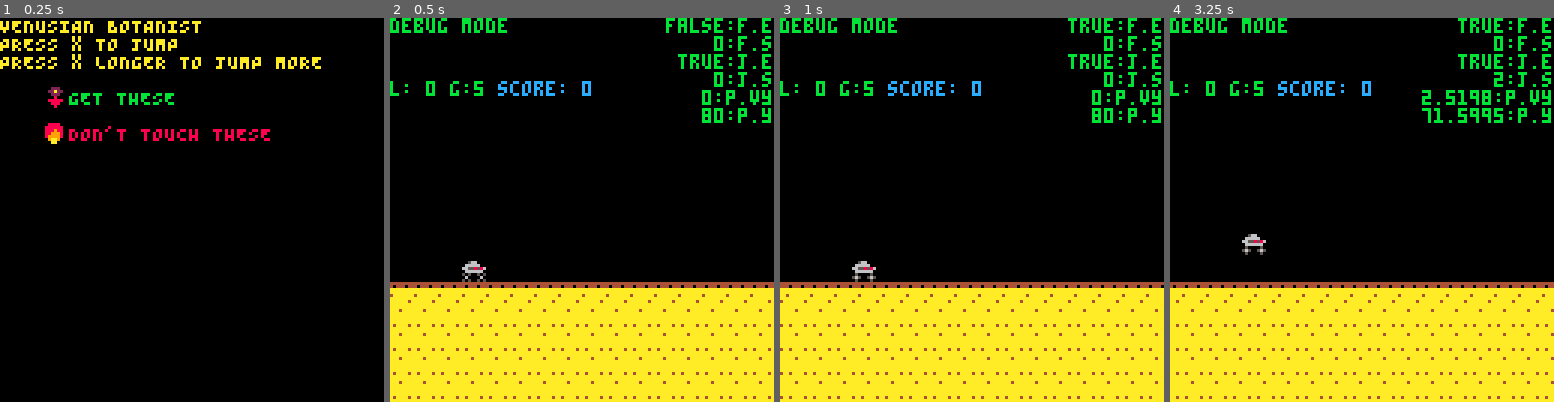
Above: before the commit, frames 1-4 (left to right).
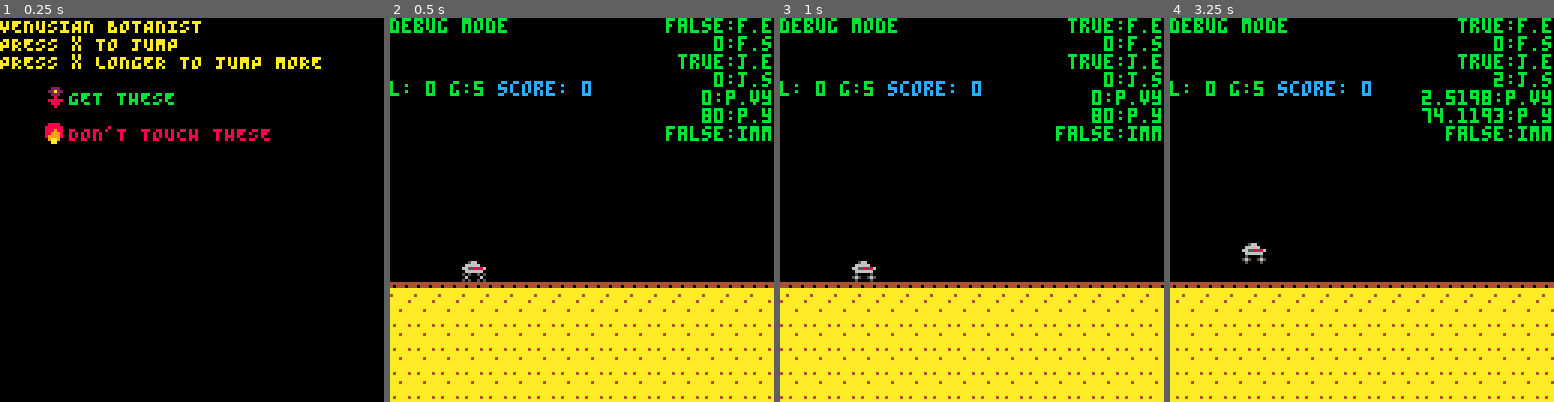
Above: after the commit, the same moments.

Repository: kitasuna/pico8-runner
Game: PICO-8 cartridge scroll.p8
Two runs of this game, one before a commit and one after it. Both use one fixed random seed, a clock stepped at 60 frames per second and the inputs below.
Inputs:
- Up to frame 1 (0.25 s): no input
- Up to frame 2 (0.5 s): tap X (X key) at 0.33 s
- Up to frame 3 (1 s): tap O (Z key) at 0.7 s
- Up to frame 4 (3.25 s): tap X (X key) at 1.07, 1.85, 2.97 s; hold Right 1.6-2.1 s; tap O (Z key) every 0.4 s from 1.7 to 2.9 s; hold Up 2.15-2.42 s; hold Right 2.47-3.03 s; hold Left from 3.08 s (still down)

Frame 1 is identical in both runs. In frame 2, 0.5% of the frame differs, in the area x 71-100%, y 28-33%; in frame 3, 0.5%; in frame 4, 1.0%, in the area x 18-100%, y 23-65%.

Commit message:
- Add collision stream - Fastfall stamps out fires - Remove some unused functions

Diff:
--- a/player.lua
+++ b/player.lua
@@ -1,9 +1,3 @@
--- Player -> Ability -> Player
--- runs some sort of callback function on the player to alter state
-function identityE(x)
-  return x
-end
-
 fastfall = {
   name = 'fastfall',
   msg = 'You got FASTFALL. Press down to drop to the ground.',
@@ -16,16 +10,20 @@
       plr.vel_y = 0
     elseif(fastfall.state == 5) then
       plr.vel_y = 12
+      add(st_collision, { type = 'FIRE', payload = coll_void })
     elseif(fastfall.state == 20) then
       plr.vel_y = 24
     end
 
     add(st_ability, { type = 'NEXT_STATE', payload = 'fastfall' })
 
+    -- TODO: This should be done in the player stream...
+    -- if y > GROUND_Y then do all this stuff
     if(plr.y >= GROUND_Y and fastfall.state >= 1) then
       add(st_ability, { type = 'RESET_STATE', payload = 'fastfall' })
       add(st_player, { type = 'POS_Y', payload = GROUND_Y })
       add(st_player, { type = 'VEL_Y', payload = 0 })
+      add(st_collision, { type = 'FIRE_FINISHED', payload = coll_kill_p })
     end
 
     return plr
@@ -36,7 +34,7 @@
   name = 'jump',
   msg = 'It\'s JUMP. You just get this.',
   enabled = true,
-  immune = { 'cookies', 'madoka' },
+  immune = { 'cookies' },
   fkey = BTN_A,
   state = 0,
   f = function (plr)
@@ -72,21 +70,14 @@
 }
 
 -- TODO: Should be an event
-function kill_p()
-  player.alive = false
-end
-
--- TODO: Should be an event
-function add_p_score(val)
-  return function()
-    player.score += val
-  end
-end
+coll_kill_p = function () player.alive = false end
+inc_score = function () add(st_player, { type = 'INC_SCORE', payload = 1 }) end
+coll_void = function () end
 
 collisions = {
-  flower = add_p_score(1),
-  fire = kill_p,
-  comet = kill_p
+  flower = inc_score,
+  fire = coll_kill_p,
+  comet = coll_kill_p
 }
 
 -- Btn -> Ability[]
@@ -113,6 +104,7 @@
     h = 6,
     score = 0,
     alive = true,
+    immune = false,
     base_sprite = 5,
   }
 
@@ -128,6 +120,7 @@
   player.vel_x = 0
   player.vel_y = 0
   player.score = 0
+  player.immune = false
 
   return player
  end
--- a/scroll.p8
+++ b/scroll.p8
@@ -10,48 +10,18 @@
 speed_mult = 2
 
 player = {}
+
+-- Streams
 st_game = {}
 st_player = {}
 st_ability = {}
---[[
-  GameState :: {
-    distance :: { meters :: Int, kilometers :: Int },
-    dist_thresh :: Int,
-    global_cooldown :: Int,
-    lock_input :: Int, -- for holding menu screen
-    flowers :: [],
-    fires :: [],
-    comets :: [],
-    current_level :: Int,
-    current_level_idx :: Int,
-  }
-]]--
+st_collision = {}
+
 #include const.lua
 #include player.lua
-game_state = {
-  distance = { meters = 0, kilometers = 0},
-  global_cooldown = 0,
-  lock_input = 0,
-  dist_thresh = 256,
-  flowers = {},
-  baddies = {},
-  current_level = {},
-  current_level_idx = 1,
-  levels = {
-    {
-      num = 0,
-      goal = 5
-    },
-    {
-      num = 1,
-      goal = 20
-    }
-  }
-}
-
+#include state.lua
 
 scrn = {}
-
 
 _debug = true
 
@@ -136,12 +106,6 @@
 end
 
 
-function upd_player_pos(player)
-  player.y += player.vel_y
-
-  return player
-end
-
 function upd_game()
   -- Scroll map
   map_x = shift_map(map_x , scroll_speed * speed_mult)
@@ -154,14 +118,14 @@
   foreach(game_state.baddies, shift_sprite)
 
   -- Remove sprite if necessary
-  game_state.flowers = drop_offscreen(game_state.flowers)
-  game_state.baddies = drop_offscreen(game_state.baddies)
+  drop_offscreen(game_state.flowers)
+  drop_offscreen(game_state.baddies)
 
   -- Check flower collision
-  foreach(game_state.flowers, bb_coll_bad(game_state.flowers, player, collisions))
+  foreach(game_state.flowers, bb_coll_bad(game_state.flowers, player))
 
   -- Check obstacle collision
-  foreach(game_state.baddies, bb_coll_bad(game_state.baddies, player, collisions))
+  foreach(game_state.baddies, bb_coll_bad(game_state.baddies, player))
 
   -- Update global cooldown (spaces out sprites)
   if(game_state.global_cooldown > 0) then game_state.global_cooldown -=1 end
@@ -216,8 +180,7 @@
     add(st_game, {type = 'DEATH', payload = {}})
   end
 
-  -- TODO: Also make this an event?
-  player.y += player.vel_y
+
   for k, v in pairs(abilities) do
     if(abilities[k].state > 0) then
       abilities[k].f(player)
@@ -225,9 +188,12 @@
   end
 
   proc_st_game() -- TODO: Maybe eventually this takes / returns game state... mad side-effects though
-  abilities = proc_st_ability(abilities)
+  proc_st_collision()
+  proc_st_ability()
   proc_st_player()
 
+  -- TODO: Also make this an event?
+  player.y += player.vel_y
 end
 
 
@@ -244,8 +210,11 @@
   st_game = {}
 end
 
+-- Accesses st_ability, abilities
 -- Ability[] -> Ability[]
-function proc_st_ability(abilities)
+-- Updates ability states
+-- Toggles abilities on and off
+function proc_st_ability()
   for k, v in pairs(st_ability) do
     if(v.type == 'TOGGLE') then
       abilities[v.payload].enabled = not abilities[v.payload].enabled
@@ -266,6 +235,10 @@
   return abilities
 end
 
+-- Accesses: st_player, player
+-- Processes st_player queue
+-- Updates player velocity
+-- Updates player position
 function proc_st_player()
   for k, v in pairs(st_player) do
     if(v.type == 'VEL_Y') then
@@ -276,9 +249,29 @@
       -- maybe need something here?
       player.y = v.payload
     end
+    if(v.type == 'INC_SCORE') then
+      player.score += v.payload
+    end
   end
   st_player = {}
 end
+
+function proc_st_collision()
+  for k, v in pairs(st_collision) do
+    if(v.type == 'FIRE') then
+      collisions.fire = v.payload
+      player.immune = true
+    end
+    if(v.type == 'FIRE_FINISHED') then
+      collisions.fire = v.payload
+      player.immune = false
+    end
+  end
+
+end
+
+
+
 
 function drw_game()
   cls(0)
@@ -316,7 +309,8 @@
       tostr(abilities.jump.enabled)..":j.e",
       tostr(abilities.jump.state)..":j.s",
       tostr(player.vel_y)..":p.vy",
-      tostr(player.y)..":p.y"
+      tostr(player.y)..":p.y",
+      tostr(player.immune)..":imm"
     }
     foreach(ab_msgs, function(s)
       print_rj(s, nexty, CLR_GRN)
@@ -341,8 +335,6 @@
       return sprite_drop(ss, s)
     end
   end)
-
-  return ss
 end
 
 function drop_all(ss)
@@ -367,7 +359,7 @@
   end
 end
 
-function bb_coll_bad(ss, playerS, coll_map)
+function bb_coll_bad(ss, playerS)
   return function (s1)
     if (
           playerS.x < (s1.x + s1.buff_w) + (s1.w - s1.buff_w)
@@ -376,7 +368,7 @@
       and playerS.y < s1.y + s1.h
       ) then
       sprite_drop(ss, s1)
-      coll_map[s1.type]()
+      collisions[s1.type]()
     end
   end
 end
@@ -409,7 +401,7 @@
   target = game_state.baddies,
   stacks = true,
   emit = function (ss)
-    local s = { x = 128, y = GROUND_Y, idx = 7, w=6, buff_w = 0, h=5, v=1, type = 'fire'}
+    local s = { x = 128, y = GROUND_Y, idx = 7, w=8, buff_w = 0, h=6, v=1, type = 'fire'}
     add(ss, s)
     return ss
   end
@@ -435,7 +427,7 @@
 end
 
 function player_draw(p)
-  spr((p.base_sprite + p.frame), p.x, p.y)
+  spr((p.base_sprite + p.frame), p.x, (p.y > GROUND_Y) and GROUND_Y or p.y)
 end
 
 __gfx__
--- /dev/null
+++ b/state.lua
@@ -0,0 +1,33 @@
+--[[
+  GameState :: {
+    distance :: { meters :: Int, kilometers :: Int },
+    dist_thresh :: Int,
+    global_cooldown :: Int,
+    lock_input :: Int, -- for holding menu screen
+    flowers :: [],
+    fires :: [],
+    comets :: [],
+    current_level :: Int,
+    current_level_idx :: Int,
+  }
+]]--
+game_state = {
+  distance = { meters = 0, kilometers = 0},
+  global_cooldown = 0,
+  lock_input = 0,
+  dist_thresh = 256,
+  flowers = {},
+  baddies = {},
+  current_level = {},
+  current_level_idx = 1,
+  levels = {
+    {
+      num = 0,
+      goal = 5
+    },
+    {
+      num = 1,
+      goal = 20
+    }
+  }
+}
